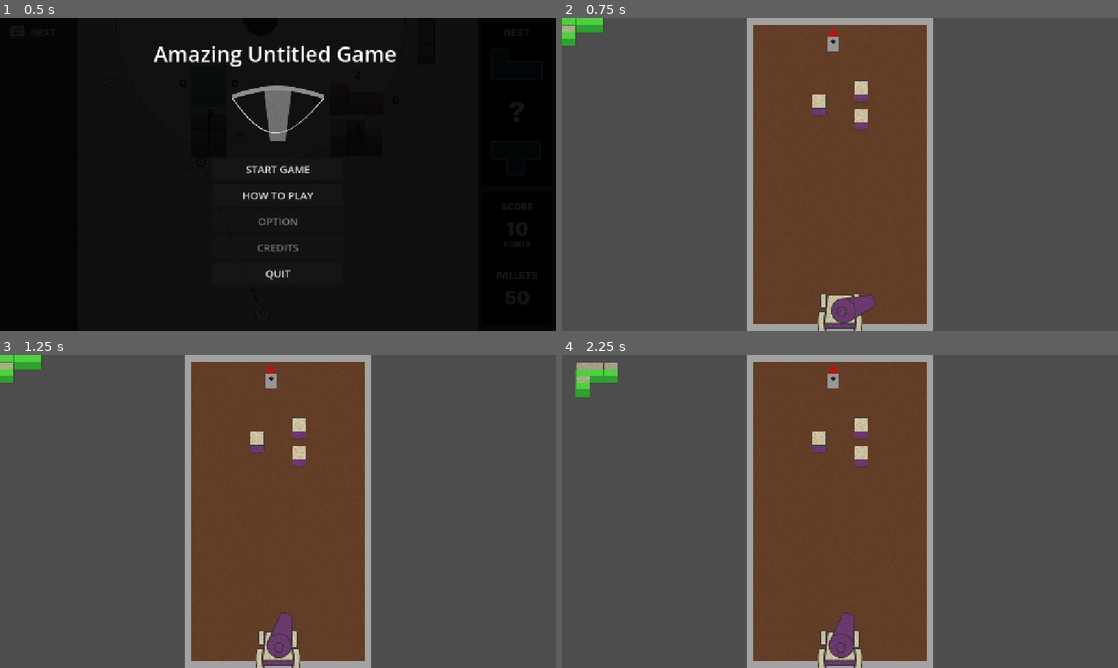
Above: before the commit, frames 1-4 (two rows, left to right).
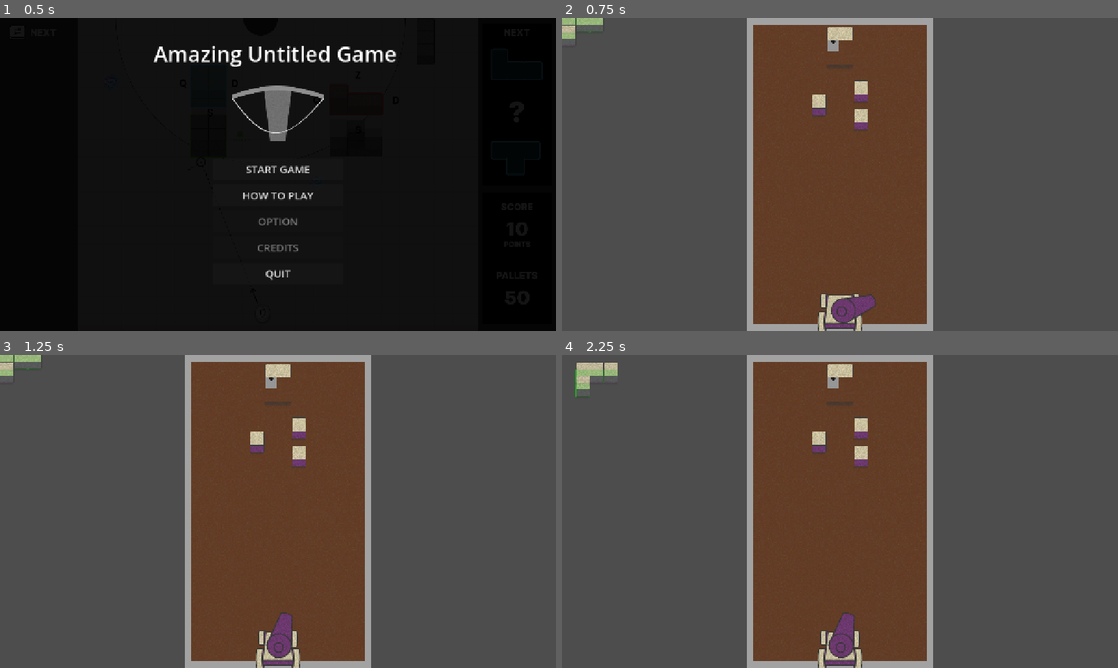
Above: after the commit, the same moments.

Repository: Angele-Bzl/construction
Game: Godot game, scene res://Scenes/title_screen.tscn
Same seed, same stepped clock (60 frames per second), same inputs: the game is played once before the commit and once after it.
Inputs (mouse positions are in pixels of both pictures, inside the frame that each line leads up to):
- Up to frame 1 (0.5 s): no input
- Up to frame 2 (0.75 s): click "START GAME" at 0.5 s
- Up to frame 3 (1.25 s): no input
- Up to frame 4 (2.25 s): move the mouse to (962, 495) at 1.27 s; hold D (right) 1.28-2.03 s; click (962, 495) at 1.35 s; tap Enter at 2 s; move the mouse to (728, 527) at 2.02 s; hold S (down) from 2.03 s (still down); right-click (728, 527) at 2.1 s

Frame 1 is identical in both runs. In frame 2, 0.7% of the frame differs, in the area x 0-53%, y 0-16%; in frame 3, 0.7%; in frame 4, 0.8%, in the area x 2-53%, y 2-16%.

Commit message:
updated sprites for z index

Diff:
--- a/construction/Prefabs/BlockPrefabs/block.tscn
+++ b/construction/Prefabs/BlockPrefabs/block.tscn
@@ -2,6 +2,8 @@
 
 [ext_resource type="Script" uid="uid://bbd2ymjpgamm0" path="res://Scripts/block.gd" id="1_mppv7"]
 [ext_resource type="Texture2D" uid="uid://evwt1q6ctoj1" path="res://Assets/Items/Brick.png" id="2_mppv7"]
+[ext_resource type="Texture2D" uid="uid://doyb4b1ot8cno" path="res://Assets/Items/Brick top.png" id="3_4xu17"]
+[ext_resource type="Texture2D" uid="uid://cbuotl3u3jdii" path="res://Assets/Items/drop shadow block.png" id="4_83mfk"]
 
 [sub_resource type="RectangleShape2D" id="RectangleShape2D_xrivr"]
 size = Vector2(31, 31)
@@ -16,11 +18,24 @@
 script = ExtResource("1_mppv7")
 
 [node name="BlockSprite" type="Sprite2D" parent="." unique_id=1034150835]
+z_index = 2
 position = Vector2(4.7683716e-07, 4.7683716e-07)
 scale = Vector2(0.285, 0.285)
 texture = ExtResource("2_mppv7")
 centered = false
 offset = Vector2(-59.64, -111.71)
+
+[node name="Brick TOP" type="Sprite2D" parent="BlockSprite" unique_id=1836335206]
+z_index = 3
+texture = ExtResource("3_4xu17")
+centered = false
+offset = Vector2(-69.51, -191.69)
+
+[node name="Drop Shadow" type="Sprite2D" parent="BlockSprite" unique_id=2073492646]
+z_index = -1
+texture = ExtResource("4_83mfk")
+centered = false
+offset = Vector2(-59.45, 50.205)
 
 [node name="BlockCollision" type="CollisionShape2D" parent="." unique_id=41598474]
 shape = SubResource("RectangleShape2D_xrivr")
@@ -28,6 +43,7 @@
 [node name="BlockDetection" type="Area2D" parent="." unique_id=1880383099]
 
 [node name="BlockDetectionCollision" type="CollisionShape2D" parent="BlockDetection" unique_id=1666127460]
+z_index = 2
 shape = SubResource("RectangleShape2D_13qdw")
 
 [node name="ColorFilter" type="ColorRect" parent="." unique_id=2114929470]
Binary file added: construction/Assets/Items/Brick bot.png
Not shown, added: construction/Assets/Items/Brick bot.png.import
Binary file added: construction/Assets/Items/Brick top.png
Not shown, added: construction/Assets/Items/Brick top.png.import
Binary file changed: construction/Assets/Items/Brick.png
Binary file added: construction/Assets/Items/drop shadow block.png
Not shown, added: construction/Assets/Items/drop shadow block.png.import
